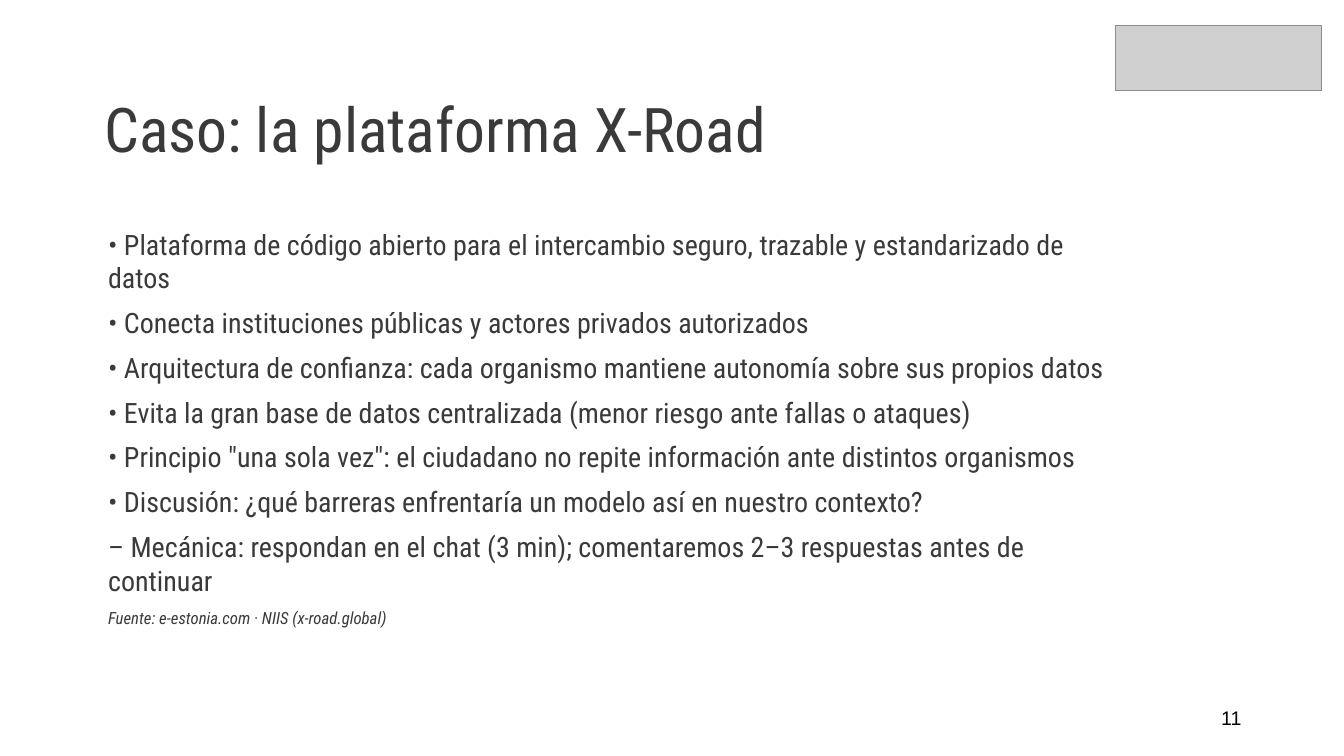
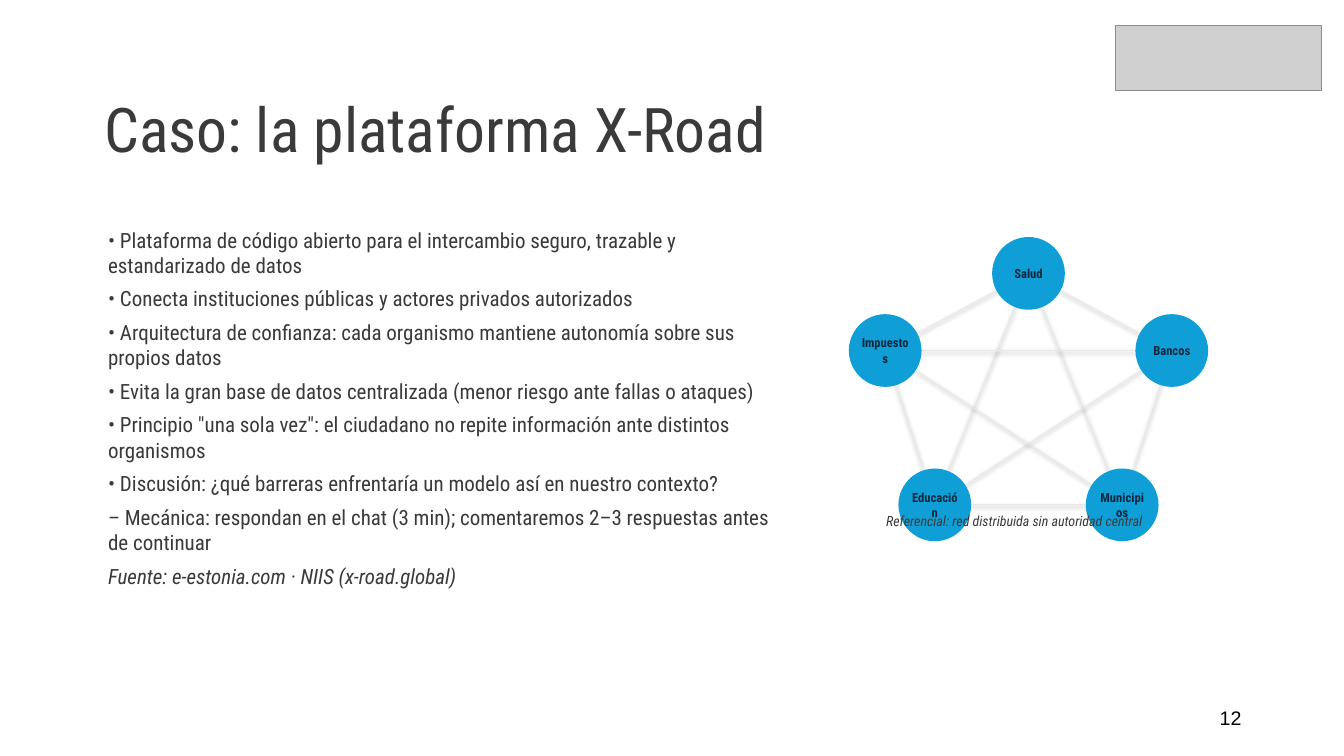
Before and after one commit to diegozamoranoWP/Diplomado-PUCV, a slide deck: slide 12 of Modulo_3_Transformacion_Digital/Clase_1_Transformacion_Digital.pptx (slide 11 before the commit). Drawn at 1344x756 pixels with LibreOffice and Linux fonts; fonts in the diff are those of the drawing; grey boxes stand for pictures. Boxes give left, top, right and bottom in pixels: in the first picture for what was removed or moved away, otherwise in the second. Text is boxed around its words. In the diff, an @@ line names an element or a change of style, - is before the commit and + after.

```diff
--- a/Modulo_3_Transformacion_Digital/Clase_1_Transformacion_Digital.pptx
+++ b/Modulo_3_Transformacion_Digital/Clase_1_Transformacion_Digital.pptx
@@ text "• Plataforma de código abierto ..." at [108, 232, 769, 589]: size 20 to 15 pt; size 12 to 15 pt in "Fuente: e-estonia.com · NIIS (x-road.global)"; less space between paragraphs @@
@@ ellipse added at [992, 237, 1065, 310], fill #0F9ED5, 9 pt, text #0E2841, bold @@
+Salud
@@ line added from (1028, 273) to (885, 351), #E8E8E8 0.75 pt @@
@@ line added from (1028, 273) to (935, 505), #E8E8E8 0.75 pt @@
@@ line added from (1028, 273) to (1173, 351), #E8E8E8 0.75 pt @@
@@ line added from (1028, 273) to (1122, 505), #E8E8E8 0.75 pt @@
@@ ellipse added at [849, 315, 922, 387], fill #0F9ED5, 9 pt, text #0E2841, bold @@
+Impuestos
@@ ellipse added at [1135, 315, 1208, 387], fill #0F9ED5, 9 pt, text #0E2841, bold @@
+Bancos
@@ line added from (1173, 351) to (885, 351), #E8E8E8 0.75 pt @@
@@ line added from (1122, 505) to (885, 351), #E8E8E8 0.75 pt @@
@@ line added from (935, 505) to (885, 351), #E8E8E8 0.75 pt @@
@@ line added from (1173, 351) to (935, 505), #E8E8E8 0.75 pt @@
@@ line added from (1173, 351) to (1122, 505), #E8E8E8 0.75 pt @@
@@ ellipse added at [898, 469, 971, 541], fill #0F9ED5, 9 pt, text #0E2841, bold @@
+Educación
@@ ellipse added at [1086, 469, 1158, 541], fill #0F9ED5, 9 pt, text #0E2841, bold @@
+Municipios
@@ line added from (1122, 505) to (935, 505), #E8E8E8 0.75 pt @@
@@ text added at [886, 513, 1143, 530], 10 pt, text #3A3A3A, italic @@
+Referencial: red distribuida sin autoridad central
@@ text at [1220, 711, 1242, 725]: text changed @@
-11
+12
```
Also in this commit, not shown: 31 other slides changed, 1 slide added.
